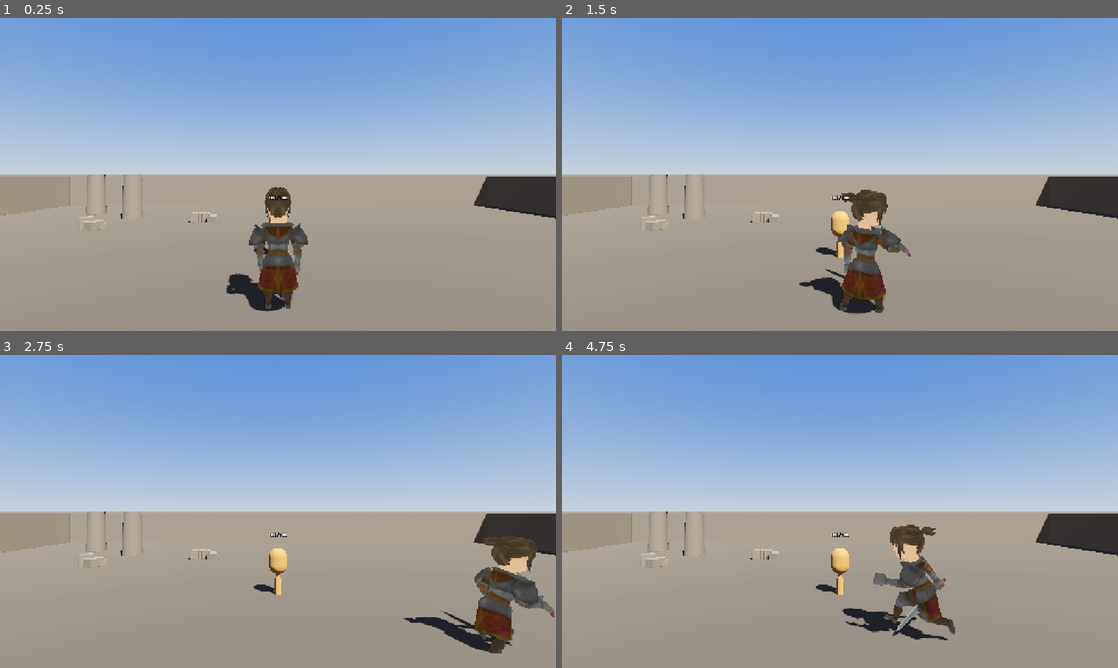
Above: before the commit, frames 1-4 (two rows, left to right).
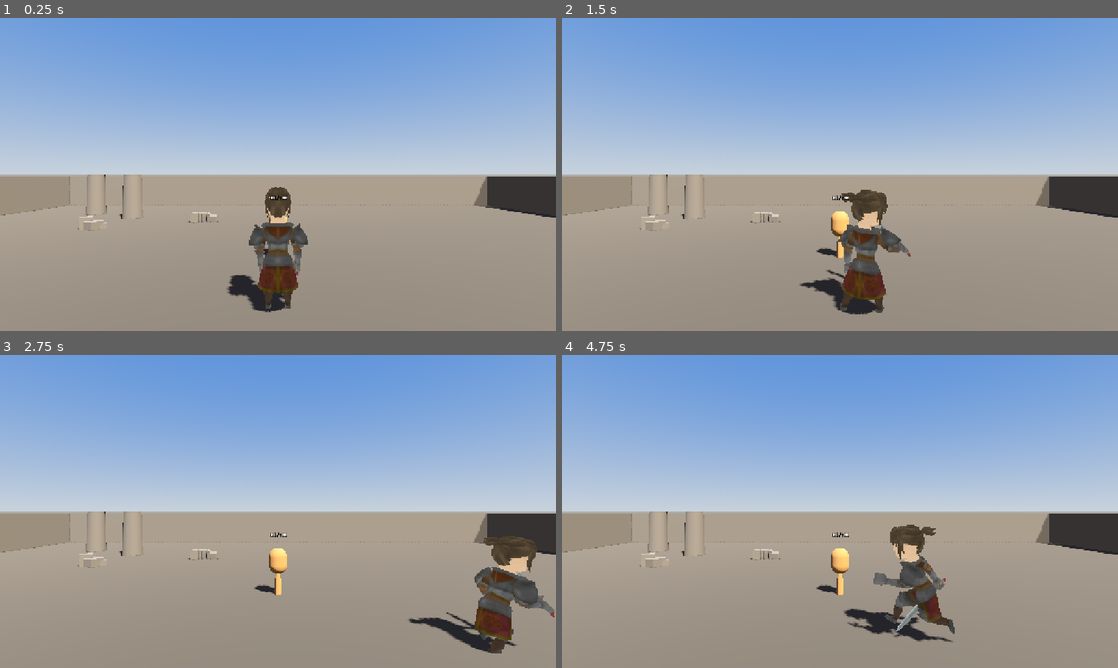
Above: after the commit, the same moments.

Repository: muzzammilminhas/ironhold
Game: Godot game, scene res://scenes/Main.tscn
The game is run twice, just before and just after one commit, with the same random seed, the same clock (stepped at 60 frames per second) and the same inputs.
Inputs:
- Up to frame 1 (0.25 s): no input
- Up to frame 2 (1.5 s): hold D (move_right) 0.53-1.28 s; tap Space (attack) at 0.6, 1.35 s; hold S (move_back) from 1.28 s (still down)
- Up to frame 3 (2.75 s): release S (move_back) at 2.03 s; hold D (move_right) from 2.03 s (still down); tap Shift (dodge) at 2.1 s; tap Space (attack) at 2.3 s
- Up to frame 4 (4.75 s): release D (move_right) at 2.78 s; hold W (move_forward) 2.78-3.53 s; tap Space (attack) at 2.85, 3.6, 4.55 s; hold A (move_left) from 3.53 s (still down); tap Shift (dodge) at 4.35 s

The runs differ from the first frame. In frame 1, 0.4% of the frame differs, in the area x 0-100%, y 50-94%; in frame 2, 0.4%; in frame 3, 0.5%; in frame 4, 0.6%, in the area x 0-100%, y 50-92%.

Commit message:
Phase 4: enemy AI (navmesh pathfinding + flocking), first profiling pass
- Skeleton.fbx (Quaternius monster pack) imported. Its armature had a 100x
  scale baked in by the FBX importer (source geometry authored at a tiny
  local scale) and the same +Z-forward quirk as the Warrior model; both
  corrected on the instanced node in Enemy.tscn, same as Phase 1's fix.
- enemy_ai.gd: CharacterBody3D + NavigationAgent3D. Every physics frame it
  re-derives a direction from nav_agent.get_next_path_position() (never a
  straight-line vector to the player) and blends in a light separation force
  against nearby enemies so groups flock instead of stacking. State
  (chase/attack/dying) drives animation; take_damage(amount, source) matches
  the same contract TrainingDummy already uses.
- Fixed a real navmesh bug found via automated test: NavigationAgent3D's
  path_desired_distance (0.5) was landing almost exactly on the vertical gap
  between the agent's origin and the baked navmesh surface height, so the
  "reached this waypoint" check never passed and enemies stood still forever
  despite having a valid computed path. Raised to 1.5 for headroom.
- anim_utils.gd: shared helper to force LOOP_LINEAR on idle/locomotion clips,
  since neither asset pack's clips carry a reliable loop flag on import
  (would otherwise freeze on the last frame after one pass) - applied to
  both player and enemy now.
- main.gd temporarily hard-spawns 5 enemies around the arena edge once the
  navmesh is baked, to verify pathing/flocking manually per the Phase 4 spec
  before wave_spawner.gd replaces it in Phase 5.
- First profiling checkpoint (tools/profile_enemies.gd, tools/profile_
  baseline.gd): with 20 concurrent enemies this iGPU was holding only ~29fps.
  Root-caused and fixed rather than deferred:
    - SSAO + glow were the single biggest cost (~9ms/frame) for very little
      visual payoff on a Compatibility-renderer mobile/web target; removed.
    - Directional shadow map was oversized for a 44-unit arena (distance 60,
      default 4096 map, soft PCF filtering) - cut to distance 32, a 1024 map,
      and hard shadow filtering.
    - All 20 enemies spawned in the same frame were also recomputing their
      nav path on the same frame every 0.2s, turning a cheap per-agent query
      into a periodic whole-pack spike; staggered the phase per-enemy.
    - Enemies no longer cast dynamic shadows (player and static arena still
      do) - a pack of 20 shadow-casting skinned meshes buys little visually.
  Net: 20-enemy average frame time went from 34.5ms (29fps) to 7.6ms
  (131fps), comfortably inside the 60fps budget with headroom for Phase 5's
  wave spawner and effects.

Co-Authored-By: Claude Sonnet 5 <noreply@anthropic.com>

Diff:
--- a/project.godot
+++ b/project.godot
@@ -72,3 +72,9 @@
 renderer/rendering_method.mobile="gl_compatibility"
 textures/vram_compression/import_etc2_astc=true
 anti_aliasing/quality/msaa_3d=1
+lights_and_shadows/directional_shadow/size=1024
+lights_and_shadows/directional_shadow/size.mobile=1024
+lights_and_shadows/directional_shadow/soft_shadow_filter_quality=0
+lights_and_shadows/directional_shadow/soft_shadow_filter_quality.mobile=0
+lights_and_shadows/positional_shadow/soft_shadow_filter_quality=0
+lights_and_shadows/positional_shadow/soft_shadow_filter_quality.mobile=0
--- a/scenes/Arena.tscn
+++ b/scenes/Arena.tscn
@@ -53,9 +53,6 @@
 ambient_light_color = Color(0.58, 0.55, 0.5, 1)
 ambient_light_energy = 0.5
 tonemap_mode = 2
-ssao_enabled = true
-glow_enabled = true
-glow_intensity = 0.4
 
 [node name="Arena" type="Node3D"]
 script = ExtResource("1")
@@ -122,7 +119,7 @@
 light_energy = 1.3
 light_color = Color(1.0, 0.97, 0.9, 1)
 shadow_enabled = true
-directional_shadow_max_distance = 60.0
+directional_shadow_max_distance = 32.0
 
 [node name="WorldEnvironment" type="WorldEnvironment" parent="."]
 environment = SubResource("Environment_arena")
--- /dev/null
+++ b/scenes/Enemy.tscn
@@ -0,0 +1,29 @@
+[gd_scene load_steps=4 format=3]
+
+[ext_resource type="Script" path="res://scripts/enemy_ai.gd" id="1"]
+[ext_resource type="PackedScene" path="res://assets/characters/enemies/skeleton/Skeleton.fbx" id="2"]
+
+[sub_resource type="CapsuleShape3D" id="CapsuleShape3D_1"]
+radius = 0.35
+height = 1.7
+
+[node name="Enemy" type="CharacterBody3D"]
+collision_layer = 4
+collision_mask = 1
+script = ExtResource("1")
+
+[node name="CollisionShape3D" type="CollisionShape3D" parent="."]
+transform = Transform3D(1, 0, 0, 0, 1, 0, 0, 0, 1, 0, 0.85, 0)
+shape = SubResource("CapsuleShape3D_1")
+
+[node name="NavigationAgent3D" type="NavigationAgent3D" parent="."]
+radius = 0.35
+height = 1.7
+path_desired_distance = 1.5
+target_desired_distance = 1.3
+avoidance_enabled = false
+
+[node name="ModelPivot" type="Node3D" parent="."]
+
+[node name="Skeleton" parent="ModelPivot" instance=ExtResource("2")]
+transform = Transform3D(-0.334, 0, 0, 0, 0.334, 0, 0, 0, -0.334, 0, 0, 0)
--- a/scenes/Main.tscn
+++ b/scenes/Main.tscn
@@ -17,6 +17,8 @@
 [node name="TrainingDummy" parent="." instance=ExtResource("4")]
 transform = Transform3D(1, 0, 0, 0, 1, 0, 0, 0, 1, 0, 0, -4)
 
+[node name="Enemies" type="Node3D" parent="."]
+
 [node name="CameraRig" type="Node3D" parent="."]
 transform = Transform3D(1, 0, 0, 0, 1, 0, 0, 0, 1, 0, 3.2, 6.5)
 script = ExtResource("3")
--- /dev/null
+++ b/scripts/anim_utils.gd
@@ -0,0 +1,14 @@
+class_name AnimUtils
+extends RefCounted
+## Shared animation helpers used by both player_controller.gd and enemy_ai.gd.
+
+## Marks the given clips as looping. The Quaternius FBX/glTF packs don't
+## reliably carry a loop flag on import, so idle/locomotion clips default to
+## LOOP_NONE and freeze on their last frame after one pass; this corrects it
+## at runtime rather than requiring a per-asset import remap.
+static func mark_looping(anim_player: AnimationPlayer, names: Array[String]) -> void:
+	if anim_player == null:
+		return
+	for anim_name in names:
+		if anim_player.has_animation(anim_name):
+			anim_player.get_animation(anim_name).loop_mode = Animation.LOOP_LINEAR
--- /dev/null
+++ b/scripts/enemy_ai.gd
@@ -0,0 +1,187 @@
+extends CharacterBody3D
+## Enemy AI: real NavigationAgent3D pathfinding toward the player (never a
+## straight-line vector — get_next_path_position() routes around obstacles
+## via the baked navmesh), plus a light separation steering force so groups
+## flock instead of overlapping or clipping through each other. State
+## (chase/attack/dying) drives animation.
+
+const MOVE_SPEED := 3.2
+const SEPARATION_RADIUS := 1.6
+const SEPARATION_WEIGHT := 0.6
+const ATTACK_RANGE := 1.6
+const ATTACK_DAMAGE := 10.0
+const MAX_HEALTH := 40.0
+const XP_REWARD := 8.0
+const PATH_UPDATE_INTERVAL := 0.2
+const ROTATION_SPEED := 8.0
+const GRAVITY := 18.0
+const CORPSE_LIFETIME := 3.0
+
+const ANIM_IDLE := "SkeletonArmature|Skeleton_Idle"
+const ANIM_RUN := "SkeletonArmature|Skeleton_Running"
+const ANIM_ATTACK := "SkeletonArmature|Skeleton_Attack"
+const ANIM_DEATH := "SkeletonArmature|Skeleton_Death"
+
+@onready var nav_agent: NavigationAgent3D = $NavigationAgent3D
+@onready var model_pivot: Node3D = $ModelPivot
+@onready var _anim_player: AnimationPlayer = _find_animation_player(model_pivot)
+
+var _health := MAX_HEALTH
+var _target: Node3D
+var _is_dead := false
+var _is_attacking := false
+var _path_update_timer := 0.0
+var _vertical_velocity := 0.0
+
+func _ready() -> void:
+	add_to_group("enemies")
+	add_to_group("damageable")
+	AnimUtils.mark_looping(_anim_player, [ANIM_IDLE, ANIM_RUN])
+	_target = get_tree().get_first_node_in_group("player")
+	# Enemies spawned in the same frame would otherwise all recompute their
+	# nav path on the same frame every PATH_UPDATE_INTERVAL, turning a cheap
+	# per-agent cost into a periodic whole-pack spike. Stagger the phase.
+	_path_update_timer = randf() * PATH_UPDATE_INTERVAL
+	if _anim_player and _anim_player.has_animation(ANIM_IDLE):
+		_anim_player.play(ANIM_IDLE)
+	# Enemies spawn in packs of 15-20; letting all of them cast dynamic
+	# shadows re-renders the shadow map for that many skinned meshes every
+	# frame for very little visual payoff at this scale. The player and
+	# static arena geometry still cast shadows.
+	for mesh in _find_all_mesh_instances(model_pivot):
+		mesh.cast_shadow = GeometryInstance3D.SHADOW_CASTING_SETTING_OFF
+
+func _find_all_mesh_instances(root: Node) -> Array[MeshInstance3D]:
+	var result: Array[MeshInstance3D] = []
+	for child in root.get_children():
+		if child is MeshInstance3D:
+			result.append(child)
+		result.append_array(_find_all_mesh_instances(child))
+	return result
+
+func _physics_process(delta: float) -> void:
+	if _is_dead:
+		return
+
+	if is_on_floor():
+		_vertical_velocity = -0.5
+	else:
+		_vertical_velocity -= GRAVITY * delta
+
+	if _target == null or not is_instance_valid(_target):
+		_target = get_tree().get_first_node_in_group("player")
+
+	var dist_to_target := global_position.distance_to(_target.global_position) if _target else INF
+
+	if _target and dist_to_target <= ATTACK_RANGE and not _is_attacking:
+		_start_attack()
+
+	if _is_attacking or _target == null:
+		velocity.x = 0.0
+		velocity.z = 0.0
+	elif dist_to_target <= ATTACK_RANGE:
+		velocity.x = 0.0
+		velocity.z = 0.0
+		_face_point_instant(_target.global_position)
+	else:
+		_path_update_timer -= delta
+		if _path_update_timer <= 0.0:
+			_path_update_timer = PATH_UPDATE_INTERVAL
+			nav_agent.target_position = _target.global_position
+		var next_pos := nav_agent.get_next_path_position()
+		var to_next := next_pos - global_position
+		to_next.y = 0.0
+		var nav_dir := to_next.normalized() if to_next.length_squared() > 0.0001 else Vector3.ZERO
+		var move_dir := nav_dir + _compute_separation() * SEPARATION_WEIGHT
+		if move_dir.length_squared() > 0.0001:
+			move_dir = move_dir.normalized()
+			_face_direction(move_dir, delta)
+		velocity.x = move_dir.x * MOVE_SPEED
+		velocity.z = move_dir.z * MOVE_SPEED
+
+	velocity.y = _vertical_velocity
+	move_and_slide()
+	_update_animation()
+
+## Steers away from nearby enemies, weighted lightly relative to the
+## nav-follow direction (see SEPARATION_WEIGHT), so groups spread out
+## naturally instead of stacking on the same path point.
+func _compute_separation() -> Vector3:
+	var push := Vector3.ZERO
+	for other in get_tree().get_nodes_in_group("enemies"):
+		if other == self or not (other is Node3D):
+			continue
+		var o3d: Node3D = other
+		var offset := global_position - o3d.global_position
+		offset.y = 0.0
+		var d := offset.length()
+		if d > 0.001 and d < SEPARATION_RADIUS:
+			push += offset.normalized() * (1.0 - d / SEPARATION_RADIUS)
+	return push
+
+func _face_direction(dir: Vector3, delta: float) -> void:
+	if dir.length_squared() < 0.0001:
+		return
+	var target_yaw := atan2(-dir.x, -dir.z)
+	rotation.y = lerp_angle(rotation.y, target_yaw, 1.0 - exp(-ROTATION_SPEED * delta))
+
+func _face_point_instant(point: Vector3) -> void:
+	var dir := point - global_position
+	dir.y = 0.0
+	if dir.length_squared() < 0.0001:
+		return
+	rotation.y = atan2(-dir.x, -dir.z)
+
+func _start_attack() -> void:
+	_is_attacking = true
+	if _target:
+		_face_point_instant(_target.global_position)
+	var length := 0.6
+	if _anim_player and _anim_player.has_animation(ANIM_ATTACK):
+		_anim_player.play(ANIM_ATTACK)
+		length = _anim_player.get_animation(ANIM_ATTACK).length
+	get_tree().create_timer(length * 0.5).timeout.connect(_apply_attack_damage)
+	get_tree().create_timer(maxf(length * 0.95, 0.1)).timeout.connect(_end_attack)
+
+func _apply_attack_damage() -> void:
+	if _is_dead or _target == null or not is_instance_valid(_target):
+		return
+	if global_position.distance_to(_target.global_position) <= ATTACK_RANGE + 0.5:
+		if _target.has_method("take_damage"):
+			_target.take_damage(ATTACK_DAMAGE, self)
+
+func _end_attack() -> void:
+	_is_attacking = false
+
+func take_damage(amount: float, _source: Node) -> void:
+	if _is_dead:
+		return
+	_health -= amount
+	if _health <= 0.0:
+		_die()
+
+func _die() -> void:
+	_is_dead = true
+	remove_from_group("damageable")
+	remove_from_group("enemies")
+	collision_layer = 0
+	collision_mask = 0
+	GameState.add_xp(XP_REWARD)
+	GameState.register_kill()
+	if _anim_player and _anim_player.has_animation(ANIM_DEATH):
+		_anim_player.play(ANIM_DEATH)
+	get_tree().create_timer(CORPSE_LIFETIME).timeout.connect(queue_free)
+
+func _update_animation() -> void:
+	if not _anim_player or _is_dead:
+		return
+	var desired := ANIM_IDLE
+	if _is_attacking:
+		desired = ANIM_ATTACK
+	elif Vector2(velocity.x, velocity.z).length() > 0.3:
+		desired = ANIM_RUN
+	if _anim_player.has_animation(desired) and _anim_player.current_animation != desired:
+		_anim_player.play(desired)
+
+func _find_animation_player(root: Node) -> AnimationPlayer:
+	return root.find_child("AnimationPlayer", true, false) as AnimationPlayer
--- a/scripts/main.gd
+++ b/scripts/main.gd
@@ -2,9 +2,12 @@
 ## Top-level scene orchestration. Owns the run seed so the arena layout and
 ## GameState's own bookkeeping are reproducible from a single logged number,
 ## and kicks off arena generation before anything that depends on the navmesh
-## (enemy spawning, from Phase 4 on) is allowed to start.
+## (enemy spawning) is allowed to start.
+
+const ENEMY_SCENE := preload("res://scenes/Enemy.tscn")
 
 @onready var arena: Node3D = $Arena
+@onready var enemies_root: Node3D = $Enemies
 
 func _ready() -> void:
 	var run_seed := randi()
@@ -12,3 +15,16 @@
 	arena.generate(run_seed)
 	await arena.generation_complete
 	print("Arena generated and navmesh baked.")
+	_spawn_manual_test_enemies()
+
+## Phase 4 manual spawn to verify pathfinding/flocking against the baked
+## navmesh. Replaced by wave_spawner.gd's timer-driven waves in Phase 5.
+func _spawn_manual_test_enemies() -> void:
+	var edge_points := [
+		Vector3(-18, 0, -18), Vector3(18, 0, -18), Vector3(18, 0, 18),
+		Vector3(-18, 0, 18), Vector3(0, 0, -19),
+	]
+	for point in edge_points:
+		var enemy := ENEMY_SCENE.instantiate()
+		enemies_root.add_child(enemy)
+		enemy.global_position = point
--- a/scripts/player_controller.gd
+++ b/scripts/player_controller.gd
@@ -35,6 +35,7 @@
 
 func _ready() -> void:
 	add_to_group("player")
+	AnimUtils.mark_looping(_anim_player, ["Idle", "Run", "Walk"])
 	if _anim_player and _anim_player.has_animation("Idle"):
 		_anim_player.play("Idle")
 
--- /dev/null
+++ b/tools/inspect_scene.gd
@@ -0,0 +1,30 @@
+extends SceneTree
+## Dev utility: prints the node tree and available animations of an imported
+## scene, since imported FBX/glTF hierarchies aren't otherwise inspectable
+## without running the editor UI. Not part of the shipped game.
+## Usage: godot --headless --path . --script res://tools/inspect_scene.gd -- <scene_path>
+
+func _initialize() -> void:
+	var args := OS.get_cmdline_user_args()
+	var scene_path := args[0] if args.size() >= 1 else "res://assets/characters/enemies/skeleton/Skeleton.fbx"
+	var packed: PackedScene = load(scene_path)
+	if packed == null:
+		push_error("Could not load: " + scene_path)
+		quit(1)
+		return
+	var inst := packed.instantiate()
+	_print_tree(inst, 0)
+	var anim_player := inst.find_child("AnimationPlayer", true, false) as AnimationPlayer
+	if anim_player:
+		print("--- Animations on ", anim_player.get_path(), " ---")
+		for anim_name in anim_player.get_animation_list():
+			var anim := anim_player.get_animation(anim_name)
+			print(" - %s (%.2fs, loop=%s)" % [anim_name, anim.length, anim.loop_mode])
+	else:
+		print("No AnimationPlayer found.")
+	quit()
+
+func _print_tree(node: Node, depth: int) -> void:
+	print("  ".repeat(depth), node.name, " [", node.get_class(), "]")
+	for child in node.get_children():
+		_print_tree(child, depth + 1)
--- /dev/null
+++ b/tools/phase4_test.gd
@@ -0,0 +1,68 @@
+extends SceneTree
+## Dev utility: loads Main.tscn (which manually spawns 5 test enemies around
+## the arena edge once the navmesh bakes), lets simulation run, and checks
+## that enemies actually close distance to the player over time (i.e. they're
+## pathfinding, not stuck). Also saves a screenshot for visual confirmation
+## that they route around obstacles instead of clipping through them.
+## Not part of the shipped game.
+
+func _initialize() -> void:
+	_run().call_deferred()
+
+func _run() -> Callable:
+	return func():
+		var packed: PackedScene = load("res://scenes/Main.tscn")
+		var main := packed.instantiate()
+		get_root().add_child(main)
+
+		var player: Node3D = main.get_node("Player")
+		var enemies_root: Node3D = main.get_node("Enemies")
+
+		# main.gd's own _ready() awaits arena.generation_complete internally
+		# before spawning enemies; that one-shot signal may already have
+		# fired by the time we'd try to await it externally, so poll for the
+		# spawn's side effect instead of racing the same signal.
+		for i in range(300):
+			if enemies_root.get_child_count() > 0:
+				break
+			await process_frame
+		var start_distances := {}
+		for e in enemies_root.get_children():
+			start_distances[e] = e.global_position.distance_to(player.global_position)
+			print("enemy at ", e.global_position, " start dist ", start_distances[e])
+
+		await _wait_frames(30)
+		var probe = enemies_root.get_child(0)
+		print("probe target: ", probe.get("_target"))
+		print("probe nav_agent map: ", probe.nav_agent.get_navigation_map())
+		print("probe nav target_position: ", probe.nav_agent.target_position)
+		print("probe next_path_position: ", probe.nav_agent.get_next_path_position())
+		print("probe is_navigation_finished: ", probe.nav_agent.is_navigation_finished())
+		print("probe global_position: ", probe.global_position)
+		var path: PackedVector3Array = probe.nav_agent.get_current_navigation_path()
+		print("probe path size: ", path.size(), " path: ", path)
+
+		# Freeze the player in place (no input) so this is purely an AI-approach test.
+		await _wait_frames(240)
+
+		var all_closed := true
+		for e in enemies_root.get_children():
+			if not is_instance_valid(e):
+				continue
+			var d: float = e.global_position.distance_to(player.global_position)
+			var closed: float = start_distances[e] - d
+			print("enemy end dist ", d, " (closed ", closed, ")")
+			if closed < 1.0:
+				all_closed = false
+		print("PASS enemies approach player" if all_closed else "FAIL enemies approach player")
+
+		if not DisplayServer.get_name() == "headless":
+			var img := get_root().get_texture().get_image()
+			img.save_png("C:/Users/muzza/AppData/Local/Temp/claude/D--Muzammil-Misc-Projects-Ironhold/162aba76-bc9f-4782-a171-4b0e5bd9efa5/scratchpad/phase4_enemies.png")
+
+		print("DONE")
+		quit()
+
+func _wait_frames(n: int) -> void:
+	for i in range(n):
+		await process_frame
--- /dev/null
+++ b/tools/preview_enemy.gd
@@ -0,0 +1,51 @@
+extends SceneTree
+## Dev utility: instances Enemy.tscn alone with a camera and a ground plane
+## for scale/orientation reference, and saves a screenshot. Not part of the
+## shipped game.
+
+func _initialize() -> void:
+	_run().call_deferred()
+
+func _run() -> Callable:
+	return func():
+		var world_env := WorldEnvironment.new()
+		var env := Environment.new()
+		env.background_mode = Environment.BG_COLOR
+		env.background_color = Color(0.5, 0.6, 0.75)
+		env.ambient_light_source = Environment.AMBIENT_SOURCE_COLOR
+		env.ambient_light_color = Color(0.8, 0.8, 0.8)
+		env.ambient_light_energy = 1.0
+		world_env.environment = env
+		get_root().add_child(world_env)
+
+		var light := DirectionalLight3D.new()
+		light.rotation_degrees = Vector3(-50, -30, 0)
+		get_root().add_child(light)
+
+		# 1-meter reference cube next to the enemy.
+		var ref_cube := MeshInstance3D.new()
+		var box := BoxMesh.new()
+		box.size = Vector3.ONE
+		ref_cube.mesh = box
+		ref_cube.position = Vector3(1.5, 0.5, 0)
+		get_root().add_child(ref_cube)
+
+		var enemy: Node3D = load("res://scenes/Enemy.tscn").instantiate()
+		get_root().add_child(enemy)
+		enemy.global_position = Vector3.ZERO
+
+		var cam := Camera3D.new()
+		cam.position = Vector3(0, 1.8, 4.5)
+		get_root().add_child(cam)
+		cam.look_at(Vector3(0, 1.0, 0), Vector3.UP)
+		cam.current = true
+
+		await _wait_frames(20)
+		var img := get_root().get_texture().get_image()
+		img.save_png("C:/Users/muzza/AppData/Local/Temp/claude/D--Muzammil-Misc-Projects-Ironhold/162aba76-bc9f-4782-a171-4b0e5bd9efa5/scratchpad/enemy_preview.png")
+		print("saved")
+		quit()
+
+func _wait_frames(n: int) -> void:
+	for i in range(n):
+		await process_frame
--- /dev/null
+++ b/tools/profile_baseline.gd
@@ -0,0 +1,39 @@
+extends SceneTree
+## Dev utility: baseline frame-time profiling with zero enemies, to isolate
+## whether cost comes from rendering pipeline (shadows/SSAO/glow) or the
+## enemy AI/skinning. Not part of the shipped game.
+
+func _initialize() -> void:
+	_run().call_deferred()
+
+func _run() -> Callable:
+	return func():
+		var main: Node3D = load("res://scenes/Main.tscn").instantiate()
+		get_root().add_child(main)
+		var enemies_root: Node3D = main.get_node("Enemies")
+		for i in range(300):
+			if enemies_root.get_child_count() > 0:
+				break
+			await process_frame
+		for child in enemies_root.get_children():
+			child.queue_free()
+		await process_frame
+		await _wait_frames(30)
+
+		var frame_times: Array[float] = []
+		for i in range(180):
+			var t0 := Time.get_ticks_usec()
+			await process_frame
+			var t1 := Time.get_ticks_usec()
+			frame_times.append((t1 - t0) / 1000.0)
+		frame_times.sort()
+		var total := 0.0
+		for t in frame_times:
+			total += t
+		var avg := total / frame_times.size()
+		print("BASELINE (0 enemies) avg frame time: %.2f ms (%.1f fps), worst %.2f ms" % [avg, 1000.0 / avg, frame_times[frame_times.size()-1]])
+		quit()
+
+func _wait_frames(n: int) -> void:
+	for i in range(n):
+		await process_frame
--- /dev/null
+++ b/tools/profile_enemies.gd
@@ -0,0 +1,61 @@
+extends SceneTree
+## Dev utility: Phase 4 profiling checkpoint. Loads Main.tscn, spawns a stress
+## batch of enemies at the concurrent cap the design doc targets (15-20), lets
+## them chase/flock/path for a few seconds, and reports average/worst frame
+## time via the Performance singleton. Not part of the shipped game.
+
+const ENEMY_COUNT := 20
+
+func _initialize() -> void:
+	_run().call_deferred()
+
+func _run() -> Callable:
+	return func():
+		var main: Node3D = load("res://scenes/Main.tscn").instantiate()
+		get_root().add_child(main)
+
+		var enemies_root: Node3D = main.get_node("Enemies")
+		for i in range(300):
+			if enemies_root.get_child_count() > 0:
+				break
+			await process_frame
+		for child in enemies_root.get_children():
+			child.queue_free()
+		await process_frame
+
+		var enemy_scene: PackedScene = load("res://scenes/Enemy.tscn")
+		var rng := RandomNumberGenerator.new()
+		rng.seed = 7
+		for i in range(ENEMY_COUNT):
+			var e := enemy_scene.instantiate()
+			enemies_root.add_child(e)
+			var angle := rng.randf_range(0.0, TAU)
+			var radius := rng.randf_range(10.0, 19.0)
+			e.global_position = Vector3(cos(angle) * radius, 0, sin(angle) * radius)
+
+		print("Spawned %d enemies. Warming up..." % ENEMY_COUNT)
+		await _wait_frames(30)
+
+		var frame_times: Array[float] = []
+		for i in range(180):
+			var t0 := Time.get_ticks_usec()
+			await process_frame
+			var t1 := Time.get_ticks_usec()
+			frame_times.append((t1 - t0) / 1000.0)
+
+		frame_times.sort()
+		var total := 0.0
+		for t in frame_times:
+			total += t
+		var avg := total / frame_times.size()
+		var worst := frame_times[frame_times.size() - 1]
+		var p95 := frame_times[int(frame_times.size() * 0.95)]
+		print("avg frame time: %.2f ms (%.1f fps)" % [avg, 1000.0 / avg])
+		print("p95 frame time: %.2f ms" % p95)
+		print("worst frame time: %.2f ms" % worst)
+		print("PASS 60fps headroom" if avg < 16.6 else "FAIL 60fps headroom")
+		quit()
+
+func _wait_frames(n: int) -> void:
+	for i in range(n):
+		await process_frame
Binary file added: assets/characters/enemies/skeleton/Skeleton.fbx
Not shown, added: assets/characters/enemies/skeleton/Skeleton.fbx.import
Not shown, added: scripts/anim_utils.gd.uid
Not shown, added: scripts/enemy_ai.gd.uid
Not shown, added: tools/inspect_scene.gd.uid
Not shown, added: tools/phase4_test.gd.uid
Not shown, added: tools/preview_enemy.gd.uid
Not shown, added: tools/profile_baseline.gd.uid
Not shown, added: tools/profile_enemies.gd.uid
